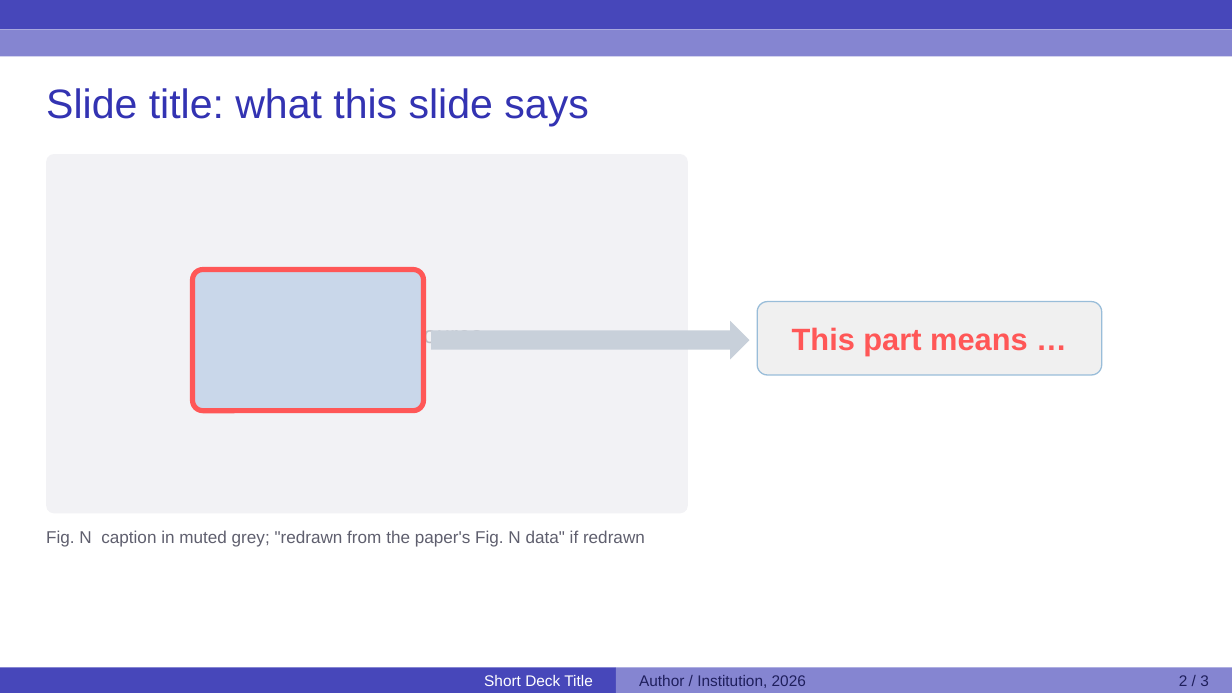
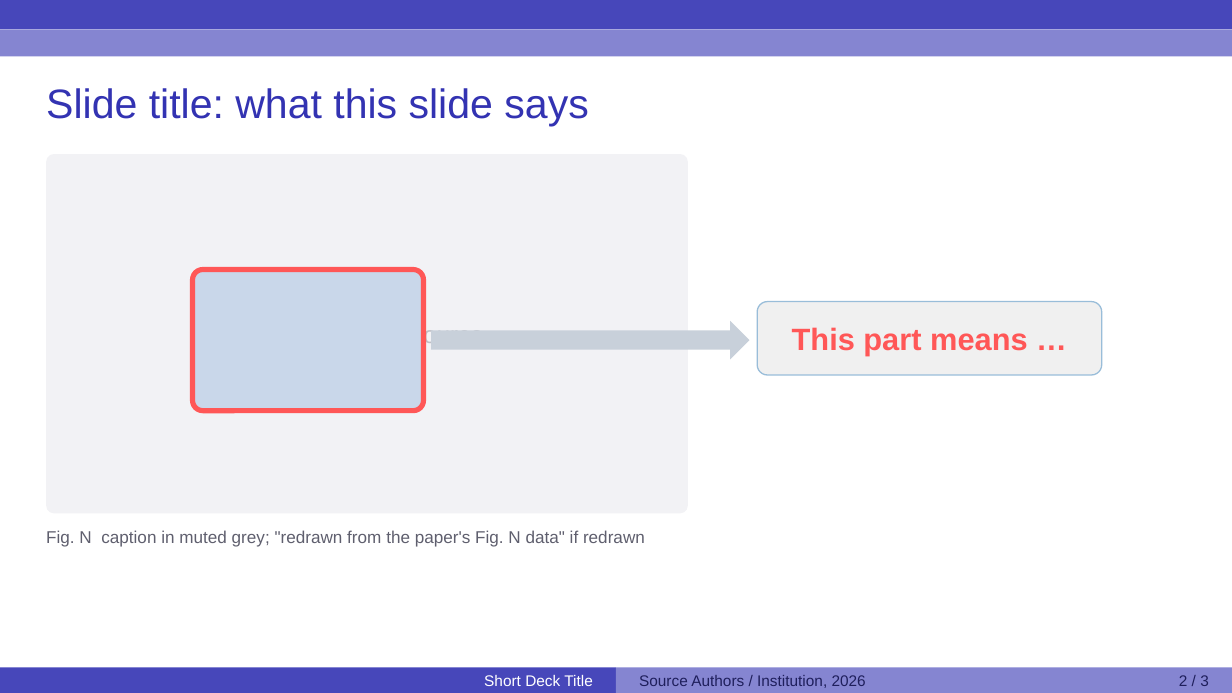
Before and after one commit to Ashur5457/paper-sharing-skills, a slide deck: slide 3 of skills/paper-discussion-slides/assets/sample-template.pptx. Drawn at 1232x693 pixels with LibreOffice and Linux fonts; fonts in the diff are those of the drawing. Boxes give left, top, right and bottom in pixels: in the first picture for what was removed or moved away, otherwise in the second. Text is boxed around its words. In the diff, an @@ line names an element or a change of style, - is before the commit and + after.

```diff
--- a/skills/paper-discussion-slides/assets/sample-template.pptx
+++ b/skills/paper-discussion-slides/assets/sample-template.pptx
@@ text at (639, 675, 866, 688): text changed @@
-Author / Institution, 2026
+Source Authors / Institution, 2026
```
Also in this commit, not shown: 3 other slides changed, 11 other files.
